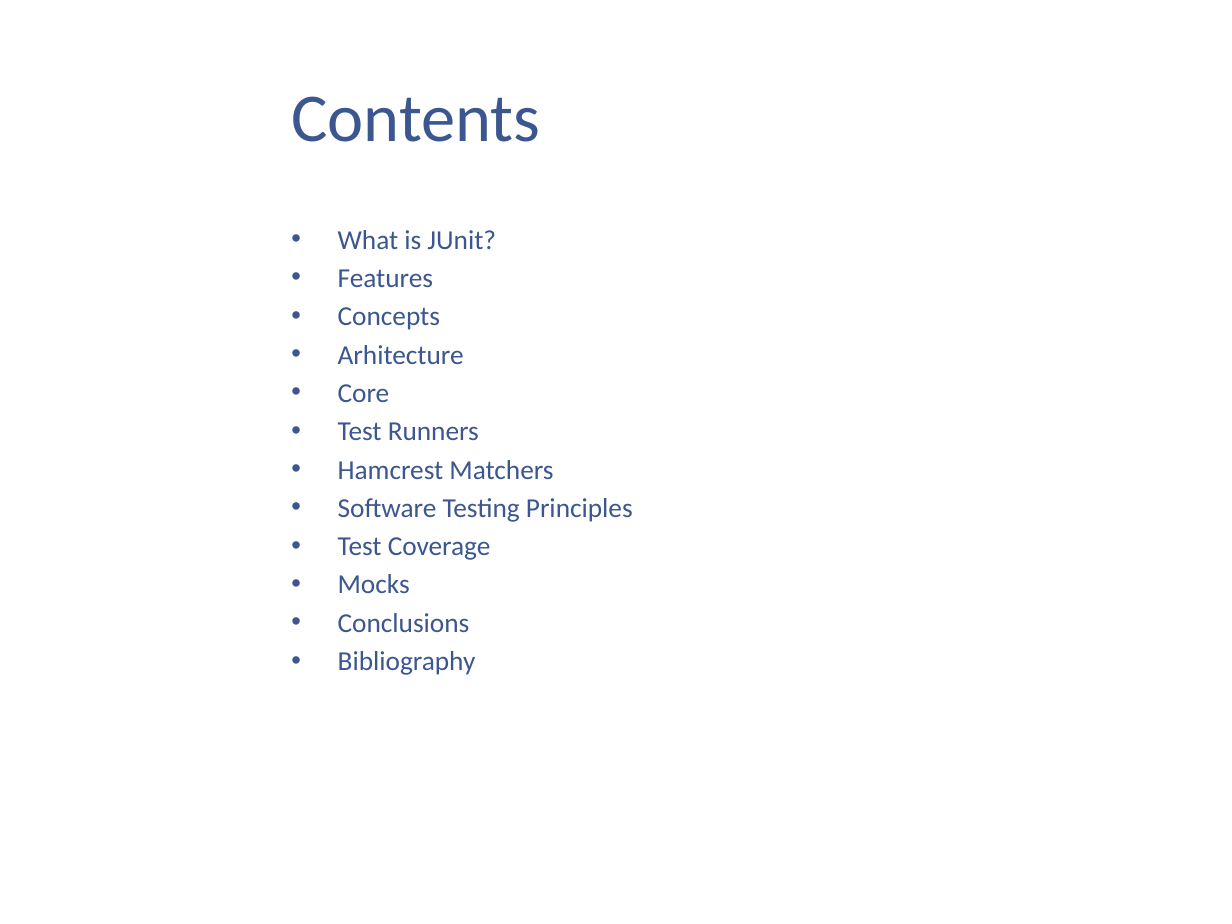
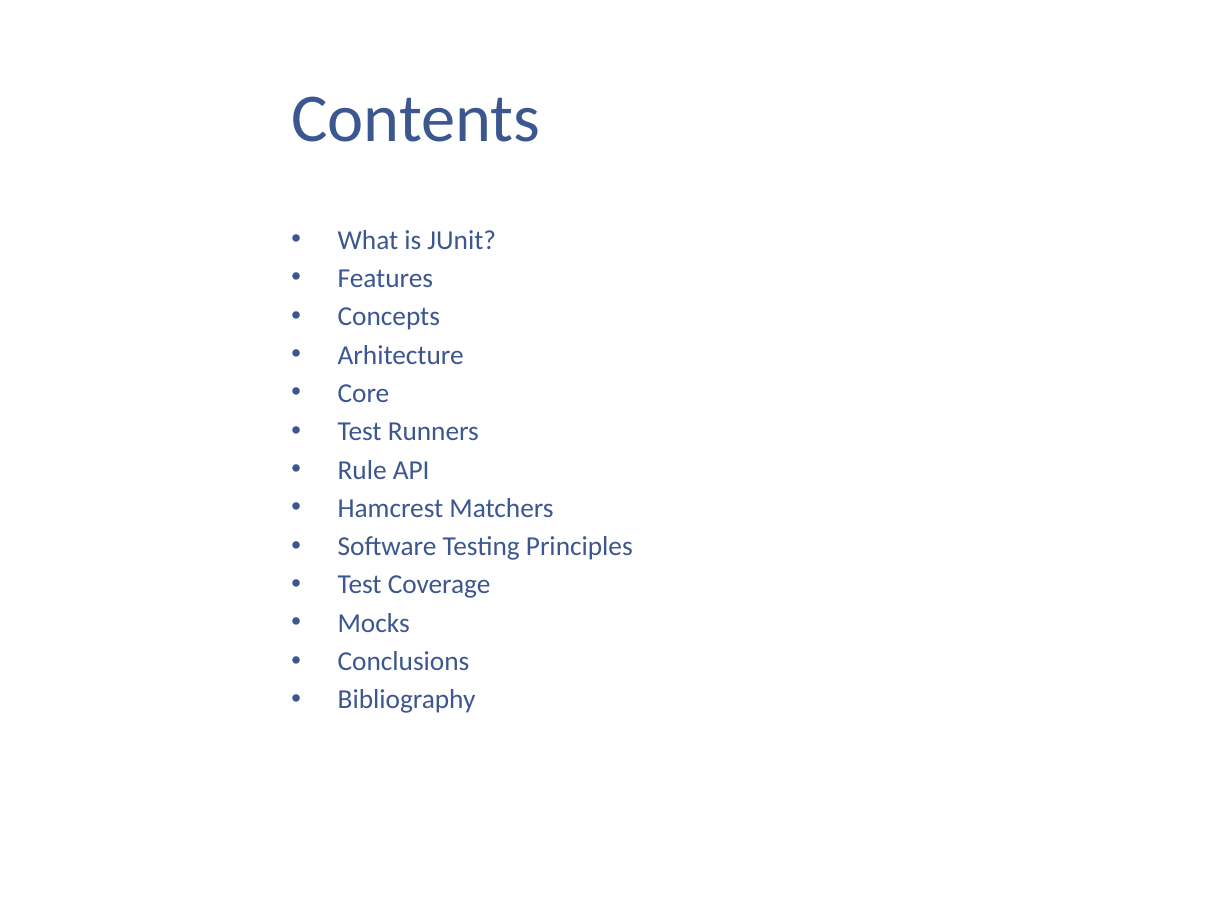
Before and after one commit to kenshincommon/ppts, a slide deck: slide 2 of Presentations/Junit4/Junit4.pptx. Drawn at 1232x924 pixels with LibreOffice and Linux fonts; fonts in the diff are those of the drawing; background and template pictures are left out. Boxes give left, top, right and bottom in pixels: in the first picture for what was removed or moved away, otherwise in the second. Text is boxed around its words. In the diff, an @@ line names an element or a change of style, - is before the commit and + after.

```diff
--- a/Presentations/Junit4/Junit4.pptx
+++ b/Presentations/Junit4/Junit4.pptx
@@ text at (338, 460, 430, 479): paragraph added @@
+• Rule API
```
Also in this commit, not shown: 2 other slides changed, 12 slides added.
